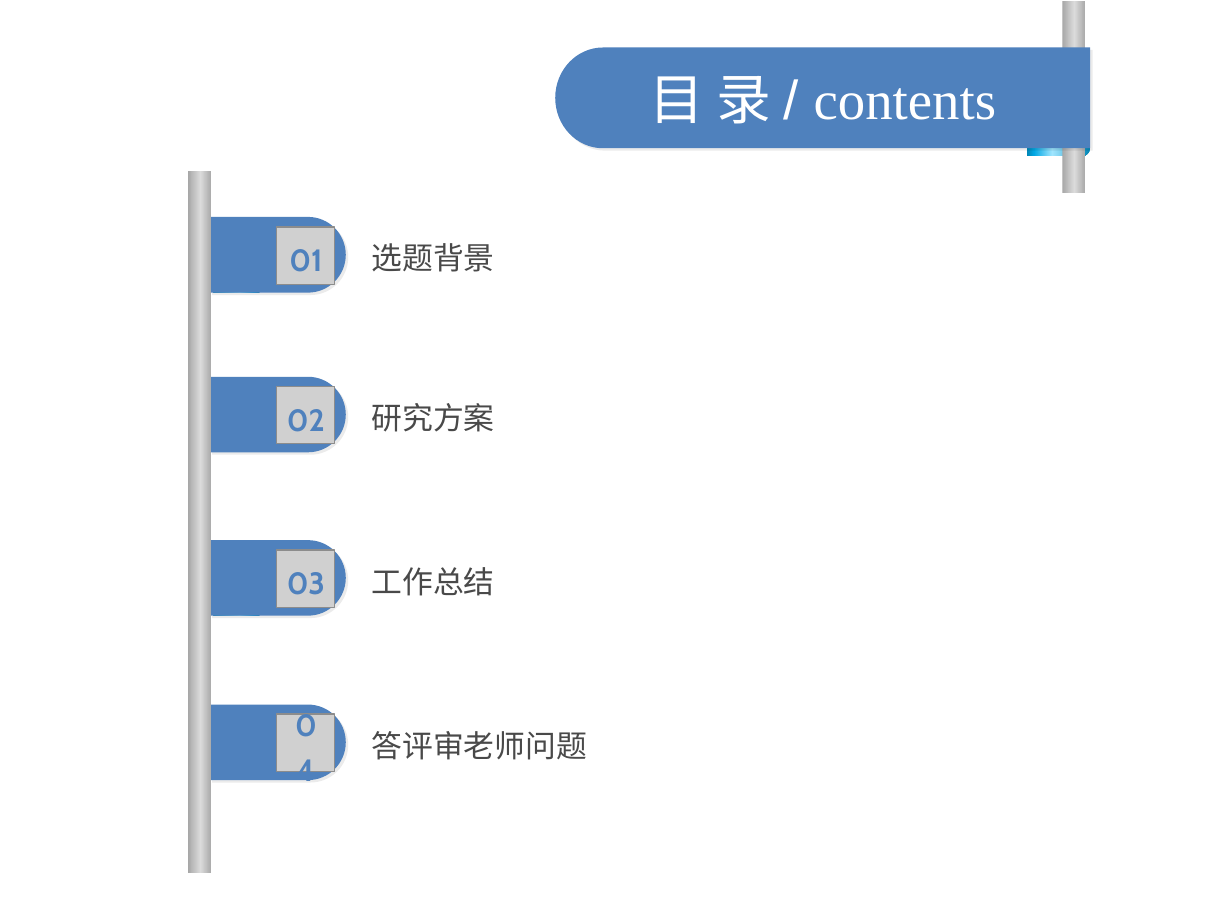
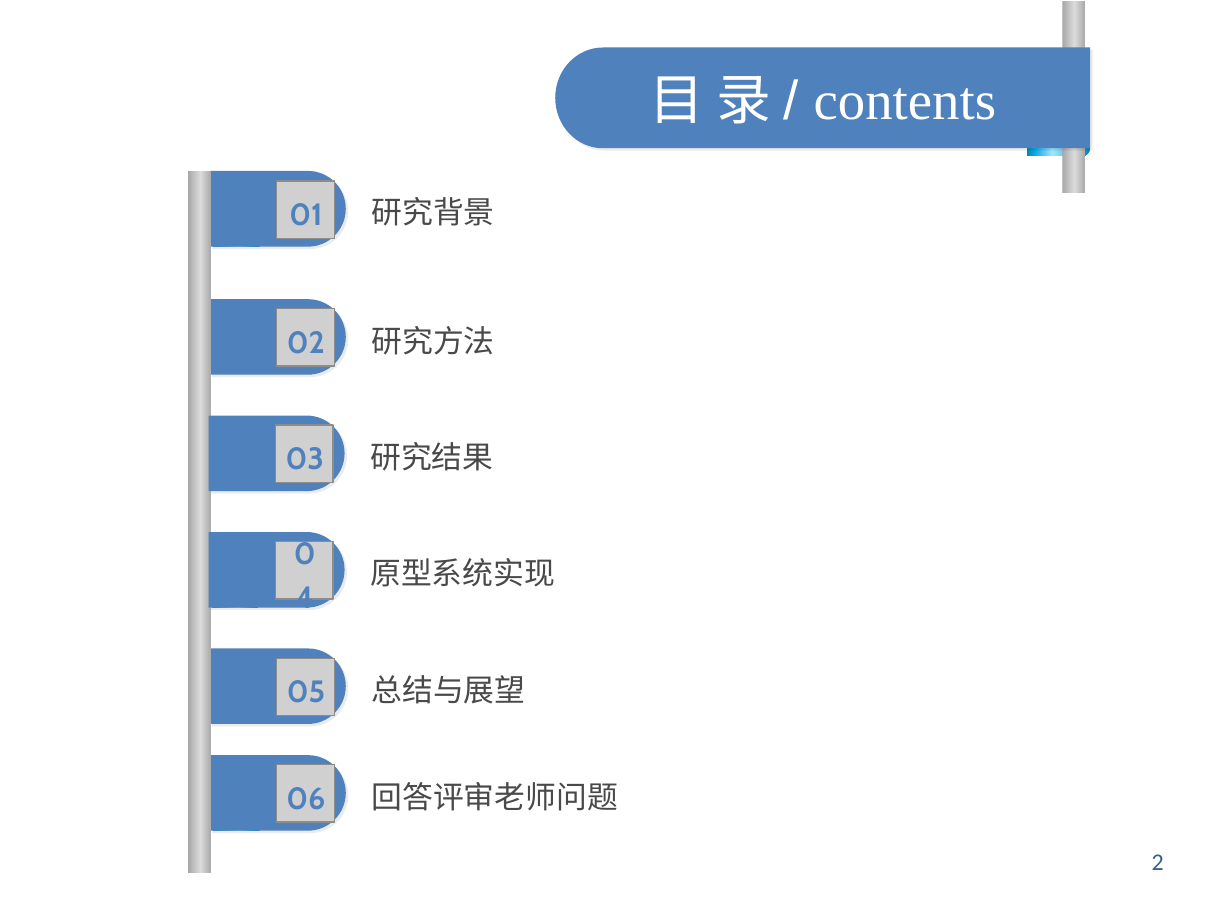
Before and after one commit to tianwen2017111/graduate_git, a slide deck: slide 2 of 余天文-硕5033班.pptx. Drawn at 1232x924 pixels with LibreOffice and Linux fonts; fonts in the diff are those of the drawing; grey boxes stand for pictures. Boxes give left, top, right and bottom in pixels: in the first picture for what was removed or moved away, otherwise in the second. Text is boxed around its words. In the diff, an @@ line names an element or a change of style, - is before the commit and + after.

```diff
--- a/余天文-硕5033班.pptx
+++ b/余天文-硕5033班.pptx
@@ text at [372, 197, 495, 226]: text changed @@
-选题背景
+研究背景
@@ 2 freeform shapes, 1 picture, 1 text: place and size @@
-2 freeform shapes, 1 picture, 1 text at [209, 217, 345, 293]
+2 freeform shapes, 1 picture, 1 text at [209, 171, 345, 246]
@@ freeform shape: place and size @@
-freeform shape at [209, 377, 345, 452]
+freeform shape at [209, 299, 345, 375]
@@ picture: place and size @@
-picture at [277, 386, 335, 444]
+picture at [277, 308, 335, 366]
@@ text "02": place and size @@
-text "02" at [287, 409, 325, 432]
+text "02" at [287, 331, 325, 354]
@@ text at [372, 326, 495, 355]: text changed @@
-研究方案
+研究方法
@@ freeform shape added at [208, 415, 344, 490], fill #4F81BD @@
@@ picture added at [276, 425, 334, 483] @@
@@ text "03": place and size @@
-text "03" at [287, 572, 325, 595]
+text "03" at [286, 447, 324, 470]
@@ text added at [370, 442, 493, 471], 18 pt, text #494949 @@
+研究结果
@@ freeform shape: place and size @@
-freeform shape at [209, 440, 259, 452]
+freeform shape at [208, 479, 257, 492]
@@ freeform shape added at [208, 532, 344, 607], fill #4F81BD @@
@@ picture added at [276, 541, 334, 599] @@
@@ text "04": place and size @@
-text "04" at [286, 723, 325, 763]
+text "04" at [285, 551, 324, 590]
@@ text added at [370, 558, 555, 587], 18 pt, text #494949 @@
+原型系统实现
@@ freeform shape added at [208, 595, 257, 607], fill gradient #0187B7 to #A0E5FE to #01A7E3 @@
@@ text added at [287, 680, 325, 703], 18 pt, text #4F81BD, bold @@
+05
@@ text at [372, 675, 526, 704]: text changed @@
-工作总结
+总结与展望
@@ 2 freeform shapes, 1 picture: place and size @@
-2 freeform shapes, 1 picture at [209, 540, 345, 616]
+2 freeform shapes, 1 picture at [209, 648, 345, 724]
@@ 2 freeform shapes, 1 picture: place and size @@
-2 freeform shapes, 1 picture at [209, 705, 345, 780]
+2 freeform shapes, 1 picture at [209, 755, 345, 830]
@@ text added at [286, 787, 325, 810], 18 pt, text #4F81BD, bold @@
+06
@@ text at [372, 782, 618, 811]: text changed @@
-答评审老师问题
+回答评审老师问题
@@ text added at [1152, 854, 1164, 870], 14 pt, text #376092 @@
+2
```
Also in this commit, not shown: 30 other slides changed, 4 slides added, 1 slide removed, 49 other files.
